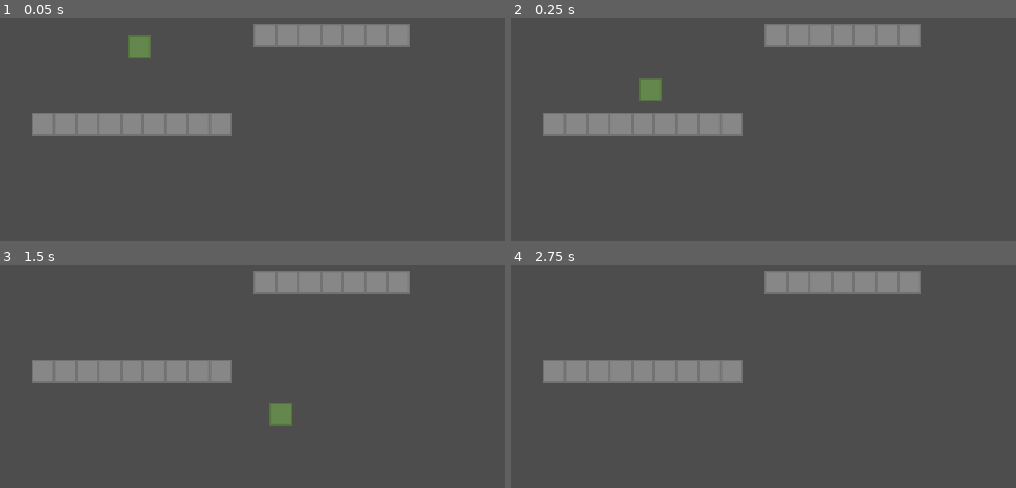
Above: before the commit, frames 1-4 (two rows, left to right).
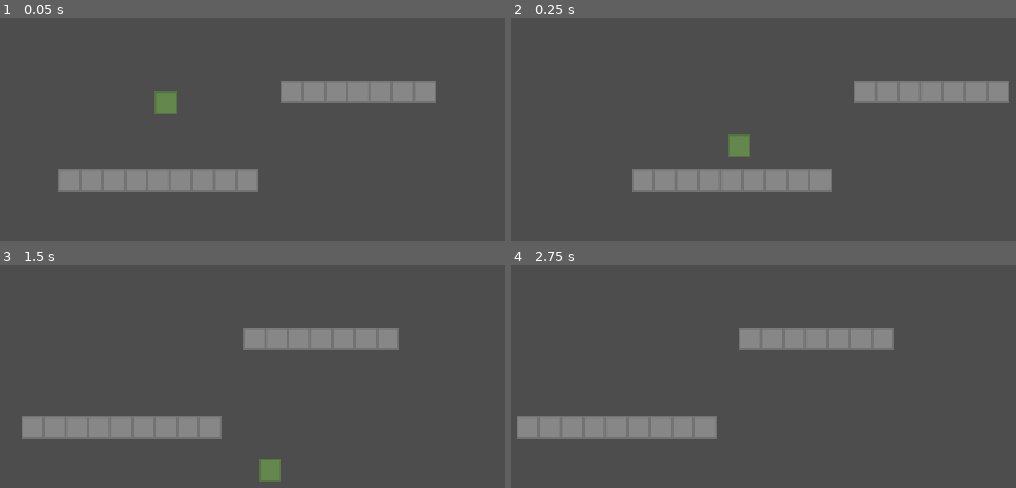
Above: after the commit, the same moments.

Repository: JumbledOne/RPHGameProject
Game: Godot game, scene res://scripts/player/player_test_scene.tscn
The game is run twice, just before and just after one commit, with the same random seed, the same clock (stepped at 60 frames per second) and the same inputs. This scene is started directly instead of the project's main scene.
Inputs:
- Up to frame 1 (0.05 s): no input
- Up to frame 2 (0.25 s): no input
- Up to frame 3 (1.5 s): hold I (sprint) 0.53-1.28 s; hold D (right) from 0.53 s (still down); tap Space (jump) at 0.77 s; tap I (sprint) at 1.35 s
- Up to frame 4 (2.75 s): tap Space (jump) at 1.52 s; tap Enter at 2 s; release D (right) at 2.03 s; hold A (left) from 2.03 s (still down); hold I (sprint) from 2.03 s (still down)

The runs differ from the first frame. In frame 1, 15% of the frame differs, in the area x 6-87%, y 2-79%; in frame 2, 15%; in frame 3, 15%, in the area x 4-82%, y 2-98%; in frame 4, 14%.

Commit message:
Added player camera

Diff:
--- a/src/scripts/player/player.tscn
+++ b/src/scripts/player/player.tscn
@@ -1,7 +1,7 @@
 [gd_scene format=3 uid="uid://dyqbnaxeopk17"]
 
-[ext_resource type="Texture2D" uid="uid://ciaxb2mesyvra" path="res://assets/sprites/test_square.png" id="1_hmply"]
 [ext_resource type="Script" uid="uid://bkbu3mn3is4c8" path="res://scripts/player/classes/platformer_entity.gd" id="1_so2s4"]
+[ext_resource type="PackedScene" uid="uid://dctwav0o0dy8r" path="res://scripts/player/player_model/player_model.tscn" id="2_so2s4"]
 [ext_resource type="Script" uid="uid://bgjaig2puxra0" path="res://scripts/player/player_controller.gd" id="3_kai5h"]
 
 [sub_resource type="RectangleShape2D" id="RectangleShape2D_2n7ho"]
@@ -11,11 +11,10 @@
 script = ExtResource("1_so2s4")
 sprint_speed = 512.0
 
-[node name="Sprite2D" type="Sprite2D" parent="." unique_id=882709795]
-texture = ExtResource("1_hmply")
+[node name="PlayerModel" parent="." unique_id=566320765 instance=ExtResource("2_so2s4")]
+
+[node name="PlayerController" type="Node" parent="." unique_id=1864081540]
+script = ExtResource("3_kai5h")
 
 [node name="CollisionShape2D" type="CollisionShape2D" parent="." unique_id=1283402025]
 shape = SubResource("RectangleShape2D_2n7ho")
-
-[node name="PlayerController" type="Node" parent="." unique_id=1864081540]
-script = ExtResource("3_kai5h")
--- /dev/null
+++ b/src/scripts/player/player_camera/player_camera.gd
@@ -0,0 +1,14 @@
+extends Camera2D
+
+@export var target: Node2D
+@export var dead_zone_right: float = 16 # In px
+@export var dead_zone_left: float = -32 # In px
+
+func _physics_process(_delta: float) -> void:
+	if not target:
+		return
+	var x_diff: float = target.global_position.x - global_position.x
+	if x_diff > dead_zone_right:
+		position.x = target.global_position.x - dead_zone_right
+	elif x_diff < dead_zone_left:
+		position.x = target.global_position.x - dead_zone_left
--- a/src/scripts/player/player_controller.gd
+++ b/src/scripts/player/player_controller.gd
@@ -1,6 +1,6 @@
 extends Node
 
-@onready var player = $".."
+@onready var player: PlatformerEntity = $".."
 
 func _input(event: InputEvent) -> void:
 	if event.is_action_pressed("jump"):
--- /dev/null
+++ b/src/scripts/player/player_model/player_model.gd
@@ -0,0 +1,9 @@
+extends Node2D
+
+@onready var player: PlatformerEntity = $".."
+
+func _ready() -> void:
+	player.sprint_changed.connect(_on_sprint_changed)
+
+func _on_sprint_changed():
+	pass
--- /dev/null
+++ b/src/scripts/player/player_model/player_model.tscn
@@ -0,0 +1,10 @@
+[gd_scene format=3 uid="uid://dctwav0o0dy8r"]
+
+[ext_resource type="Texture2D" uid="uid://ciaxb2mesyvra" path="res://assets/sprites/test_square.png" id="1_6qb8h"]
+[ext_resource type="Script" uid="uid://byanhy0cletsr" path="res://scripts/player/player_model/player_model.gd" id="1_mifw2"]
+
+[node name="PlayerModel" type="Node2D" unique_id=566320765]
+script = ExtResource("1_mifw2")
+
+[node name="Sprite2D" type="Sprite2D" parent="." unique_id=2097157448]
+texture = ExtResource("1_6qb8h")
--- a/src/scripts/player/player_test_scene.tscn
+++ b/src/scripts/player/player_test_scene.tscn
@@ -2,6 +2,7 @@
 
 [ext_resource type="Texture2D" uid="uid://ciaxb2mesyvra" path="res://assets/sprites/test_square.png" id="1_oftt6"]
 [ext_resource type="PackedScene" uid="uid://dyqbnaxeopk17" path="res://scripts/player/player.tscn" id="2_63nit"]
+[ext_resource type="Script" uid="uid://d22cgg754fheg" path="res://scripts/player/player_camera/player_camera.gd" id="3_7b570"]
 
 [sub_resource type="TileSetAtlasSource" id="TileSetAtlasSource_63nit"]
 texture = ExtResource("1_oftt6")
@@ -28,5 +29,9 @@
 sprint_time_to_full_speed = 0.1
 gravity = 1960.0
 
-[node name="Camera2D" type="Camera2D" parent="." unique_id=358385274]
-position = Vector2(317, -101)
+[node name="PlayerCamera" type="Camera2D" parent="." unique_id=358385274 node_paths=PackedStringArray("target")]
+position = Vector2(420, -182)
+position_smoothing_enabled = true
+position_smoothing_speed = 16.0
+script = ExtResource("3_7b570")
+target = NodePath("../Player")
Not shown, added: src/scripts/player/player_camera/player_camera.gd.uid
Not shown, added: src/scripts/player/player_model/player_model.gd.uid
